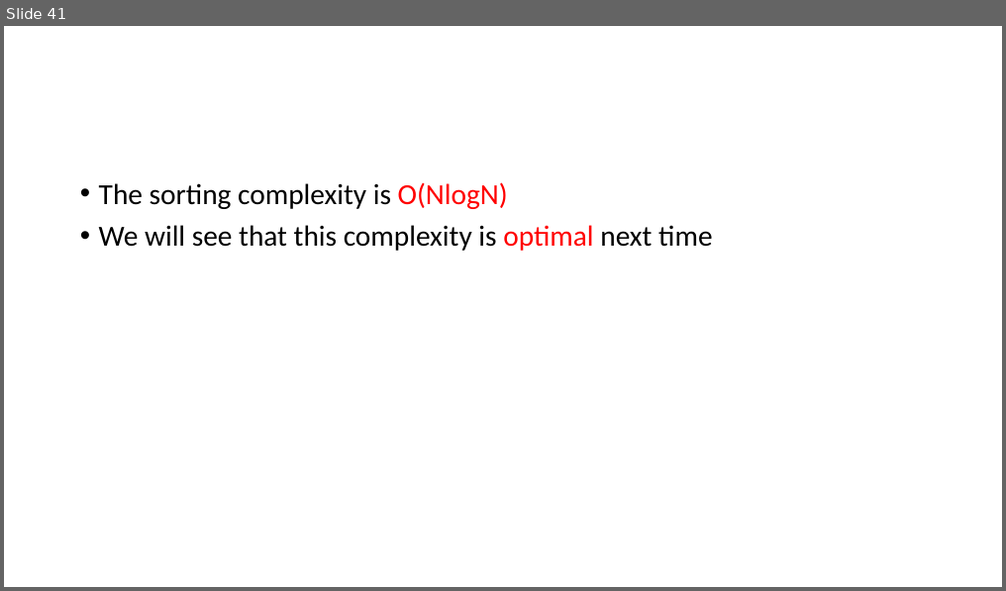
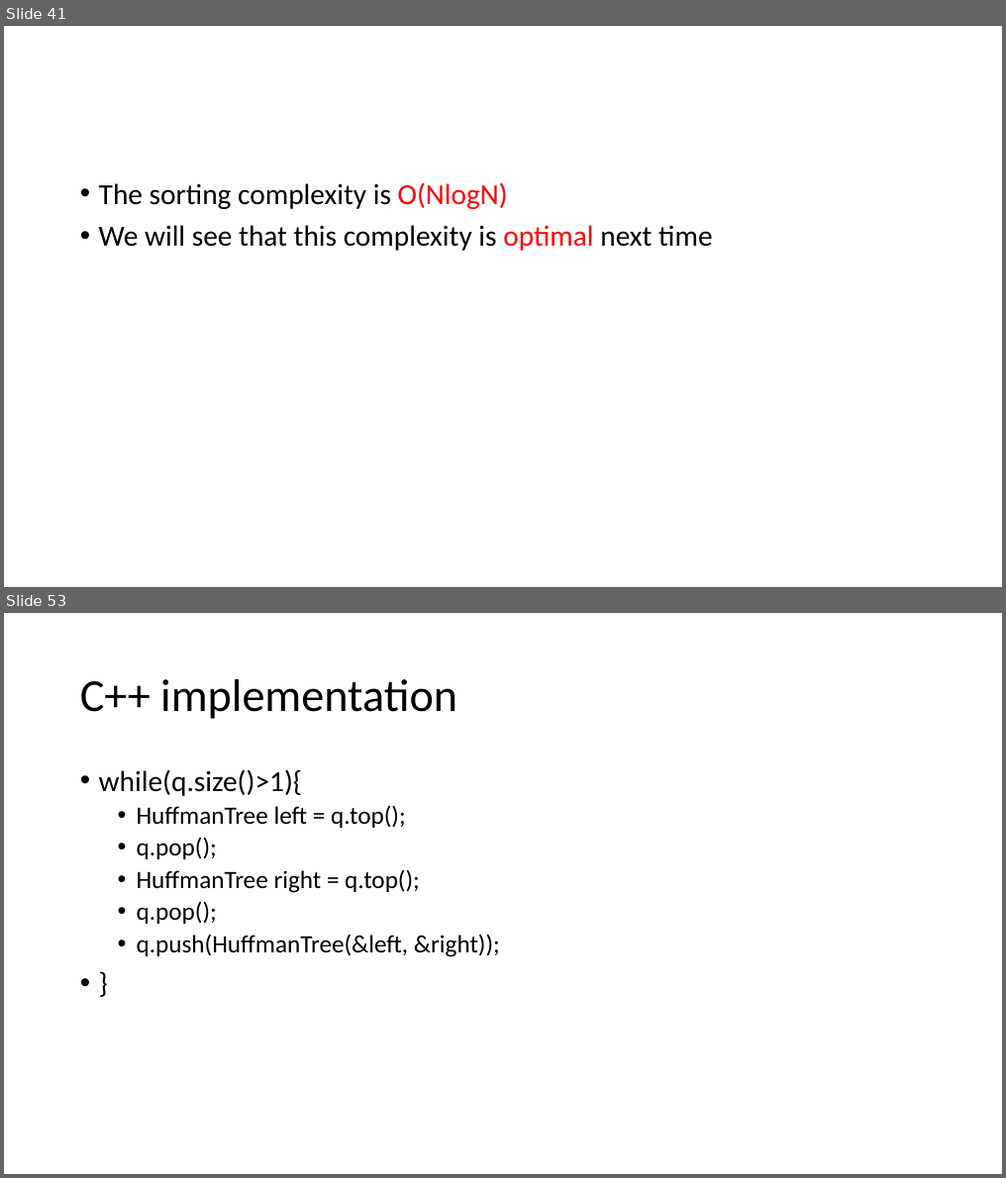
Before and after one commit to kwea123/cpp_data_algo, a slide deck: 4.pptx. Shown one above the other, each under a label of ours: slide 41 before the commit, slides 41 and 53 after it; the slides between them are not shown. The pictures are 1006x591 and 1006x1178 pixels, drawn with LibreOffice and Linux fonts; fonts in the diff are those of the drawing. Boxes give left, top, right and bottom in pixels: in the first picture for what was removed or moved away, otherwise in the second. Text is boxed around its words. In the diff, an @@ line names an element or a change of style, - is before the commit and + after.

```diff
--- a/4.pptx
+++ b/4.pptx
@@ slide 53 added at <box>4,613,1002,1174</box>, background #FFFFFF @@
@@ title added at <box>80,679,457,719</box>, 44 pt, text #000000 @@
+C++ implementation
@@ text added at <box>99,769,500,958</box>, 24 pt, text #000000 @@
+• while(q.size()>1){
+  • HuffmanTree left = q.top();
+  • q.pop();
+  • HuffmanTree right = q.top();
+  • q.pop();
+  • q.push(HuffmanTree(&left, &right));
+• }
```
Also in this commit, not shown: 1 slide changed, 11 other slides added, 4 other files.
